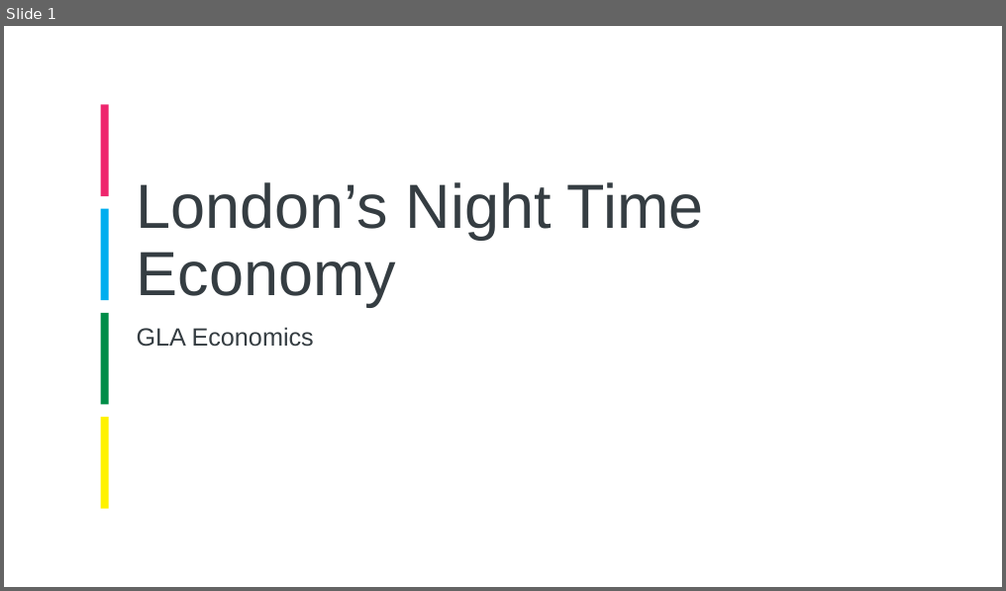
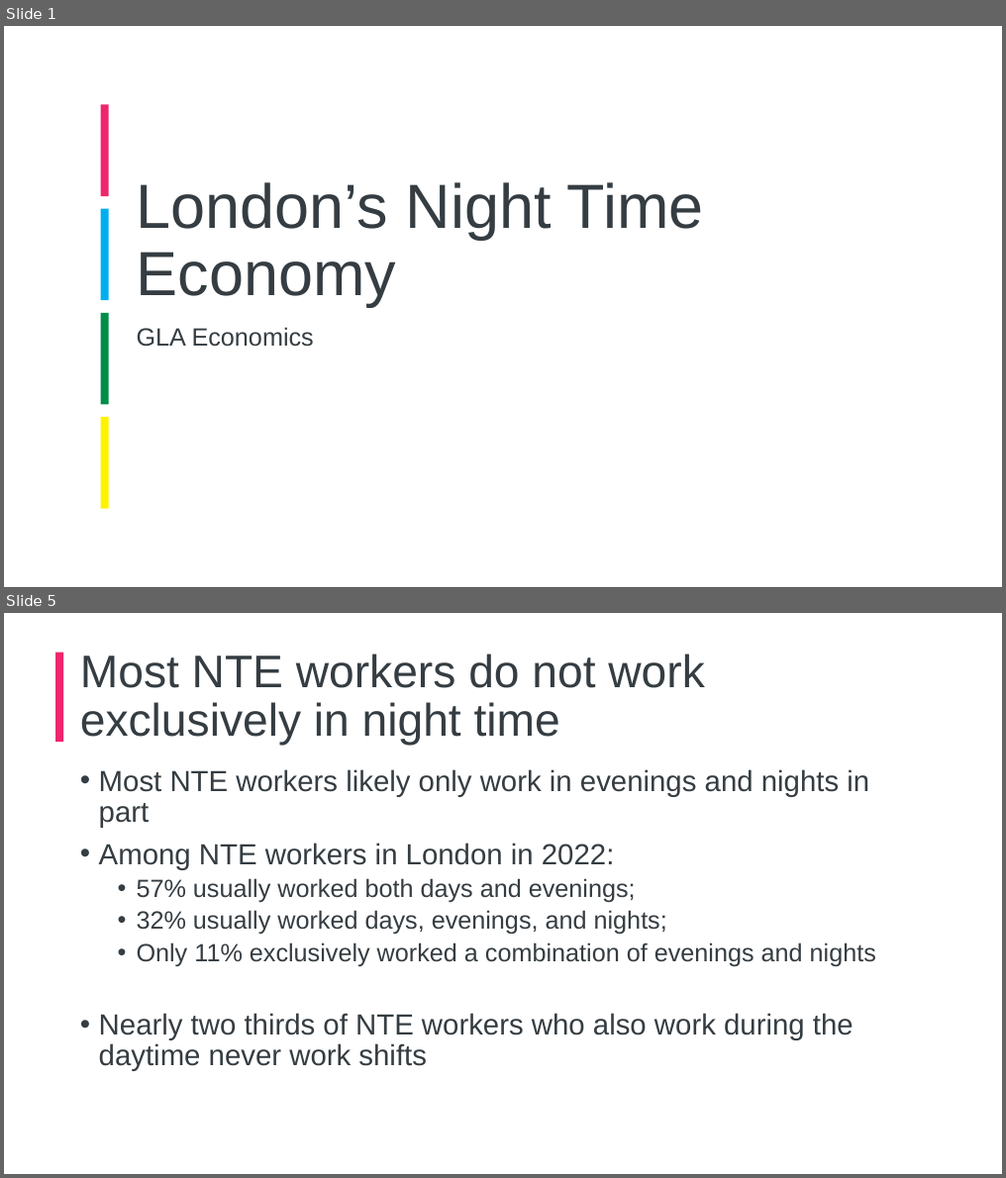
Before and after one commit to ammar-gla/NTE, a slide deck: Non-R/NTE Presentation, GLAE.pptx. Shown one above the other, each under a label of ours: slide 1 before the commit, slides 1 and 5 after it; the slides between them are not shown. The pictures are 1006x591 and 1006x1178 pixels, drawn with LibreOffice and Linux fonts; fonts in the diff are those of the drawing; background and template pictures are left out. Boxes give left, top, right and bottom in pixels: in the first picture for what was removed or moved away, otherwise in the second. Text is boxed around its words. In the diff, an @@ line names an element or a change of style, - is before the commit and + after.

Commit message:
add shift work output

```diff
--- a/Non-R/NTE Presentation, GLAE.pptx
+++ b/Non-R/NTE Presentation, GLAE.pptx
@@ slide 5 added at <box>4,613,1002,1174</box>, background #FFFFFF @@
@@ rectangle added at <box>55,653,63,743</box>, fill #EE266D @@
@@ title added at <box>80,654,705,746</box>, 44 pt, text #353D42 @@
+Most NTE workers do not work exclusively in night time
@@ text added at <box>99,769,876,1071</box>, 28 pt, text #353D42 @@
+• Most NTE workers likely only work in evenings and nights in part
+• Among NTE workers in London in 2022:
+  • 57% usually worked both days and evenings;
+  • 32% usually worked days, evenings, and nights;
+  • Only 11% exclusively worked a combination of evenings and nights
+• Nearly two thirds of NTE workers who also work during the daytime never work shifts
```
Also in this commit, not shown: 9 slides changed, 2 other slides added, 4 other files.
